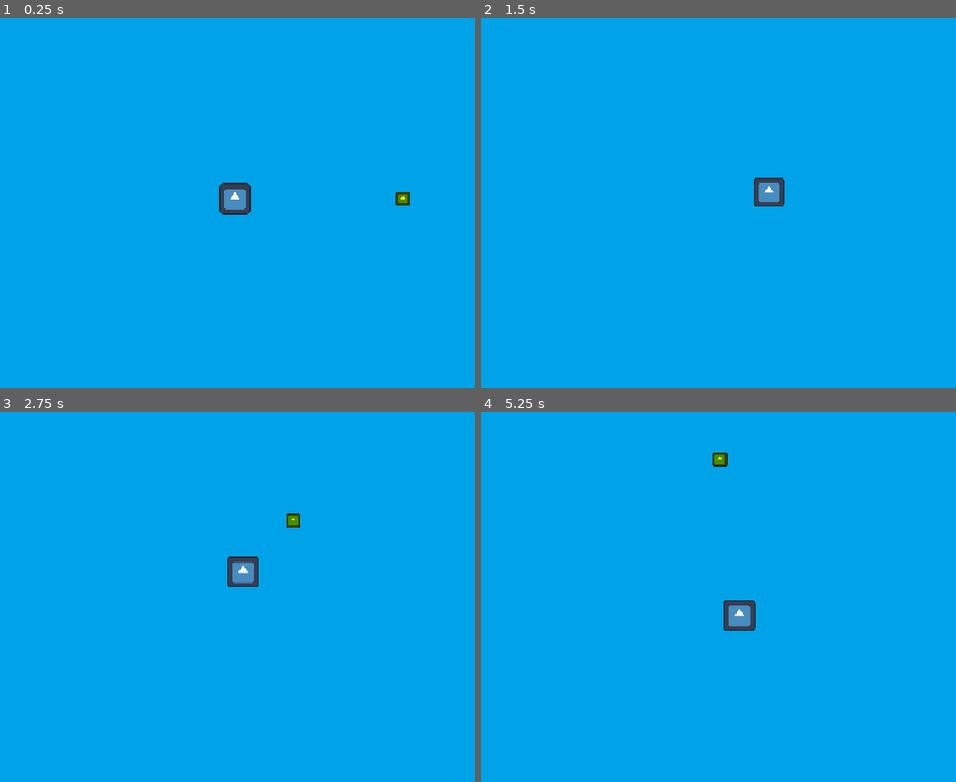
Above: before the commit, frames 1-4 (two rows, left to right).
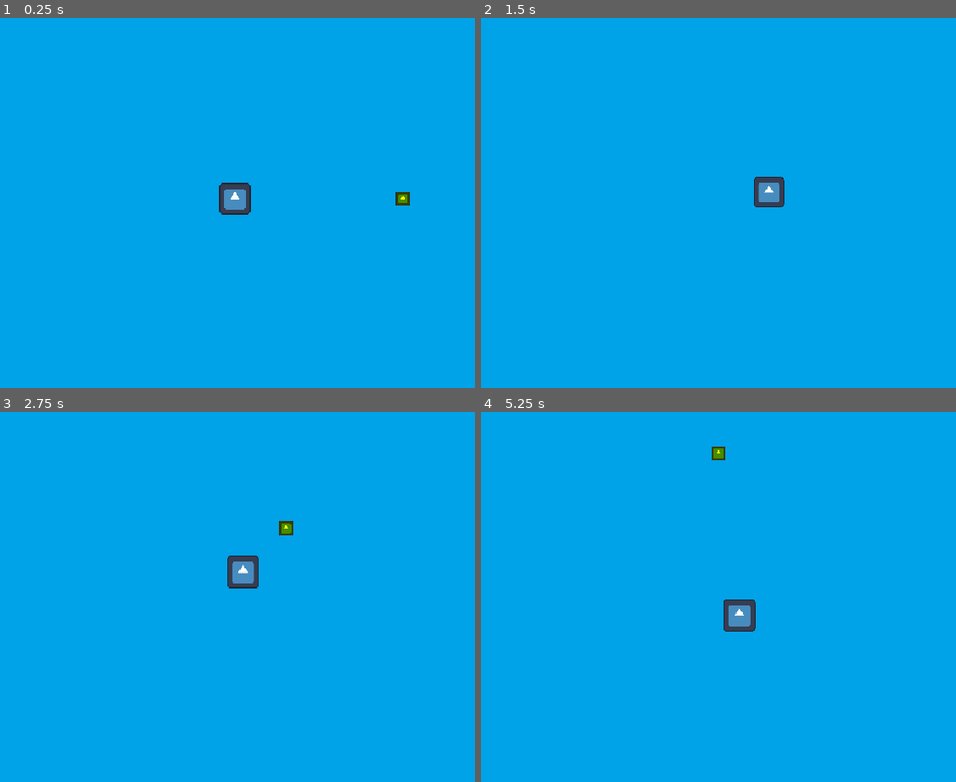
Above: after the commit, the same moments.

Repository: JLwuw/otter-jam
Game: Godot game, scene res://Scenes/gameplay_test.tscn
Two runs of this game, one before a commit and one after it. Both use one fixed random seed, a clock stepped at 60 frames per second and the inputs below. The engine's default icon, where the game draws it, is replaced by a stand-in: a white triangle on a blue panel in a dark square.
Inputs (mouse positions are in pixels of both pictures, inside the frame that each line leads up to):
- Up to frame 1 (0.25 s): no input
- Up to frame 2 (1.5 s): move the mouse to (865, 180) at 0.52 s; move the mouse to (580, 217) at 1.27 s
- Up to frame 3 (2.75 s): move the mouse to (304, 508) at 2.02 s
- Up to frame 4 (5.25 s): move the mouse to (680, 667) at 2.77 s; move the mouse to (918, 648) at 3.52 s; move the mouse to (514, 534) at 4.27 s; move the mouse to (751, 593) at 5.02 s

The runs differ from the first frame. In frame 1, less than 0.1% of the frame differs, in the area x 46-85%, y 44-54%; in frame 2, less than 0.1%; in frame 3, 0.3%, in the area x 47-64%, y 27-48%; in frame 4, 0.2%.

Commit message:
minor changes

Diff:
--- a/Scenes/gameplay_test.tscn
+++ b/Scenes/gameplay_test.tscn
@@ -67,7 +67,7 @@
 follow_inertia = 2.0
 zoom_lerp_speed = 3.0
 speed_for_max_zoom_out = 500.0
-zoom_in = Vector2(1.2, 1.15)
+zoom_in = Vector2(1.2, 1.2)
 zoom_out = Vector2(0.7, 0.7)
 
 [node name="Wave Manager" parent="." unique_id=1540367181 node_paths=PackedStringArray("player") instance=ExtResource("5_2okw4")]
--- a/Scripts/Camera/camera_2d_2.gd
+++ b/Scripts/Camera/camera_2d_2.gd
@@ -1,10 +1,10 @@
 extends Camera2D
 
-@export var follow_inertia: float = 8.0
-@export var zoom_lerp_speed: float = 6.0
-@export var speed_for_max_zoom_out: float = 700.0
-@export var zoom_in: Vector2 = Vector2(1.15, 1.15)
-@export var zoom_out: Vector2 = Vector2(0.8, 0.8)
+@export var follow_inertia: float = 2.0
+@export var zoom_lerp_speed: float = 3.0
+@export var speed_for_max_zoom_out: float = 500.0
+@export var zoom_in: Vector2 = Vector2(1.2, 1.2)
+@export var zoom_out: Vector2 = Vector2(0.7, 0.7)
 
 var player: CharacterBody2D
 
--- a/Scripts/Player/player.gd
+++ b/Scripts/Player/player.gd
@@ -5,8 +5,8 @@
 @export var SPEED_CAP: float = 1000
 @export var max_speed: float = 500.0
 @export var responsiveness: float = 45
-@export var acceleration_factor: float = 8
-@export var drag: float = 1
+@export var acceleration_factor: float = 2
+@export var drag: float = 0.5
 @export var max_distance: float = 200.0
 
 @export_category("Health")
@@ -16,9 +16,9 @@
 
 @export_category("Shooting")
 @export var bullet_scene: PackedScene = preload("res://Scenes/Bullet/bullet.tscn")
-@export var bullet_speed: float = 400
+@export var bullet_speed: float = 1000
 @export var min_fire_rate: float = 0.8
-@export var max_fire_rate: float = 5
+@export var max_fire_rate: float = 6
 @export var fire_rate_curve: Curve
 
 var shoot_timer: float = 0.0
